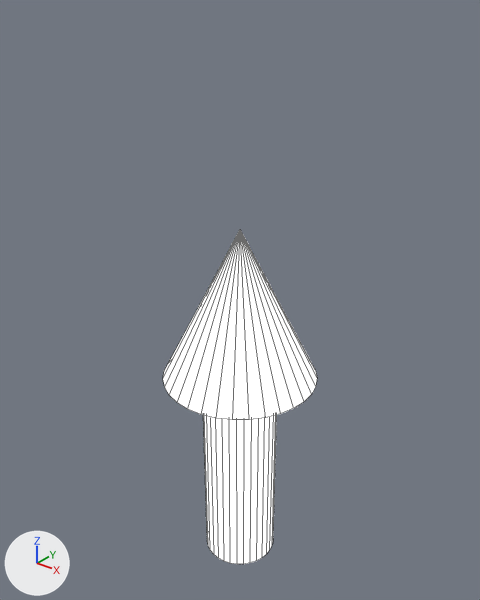
A saved change to the Blender file Blender/models.blend.
One viewpoint serves both versions: a 50 mm lens placed at (4.62, -5.78, 7.73), pointed at (-0.12, 0.15, 4.05). The axes (+X, +Y, +Z) are drawn at lower left. The lights are the same throughout. Mesh edges are drawn as thin lines.

The scene before the commit, as lines of its bpy script (objects in view):
```python
me_cylinder_001 = bpy.data.meshes.new('Cylinder.001')
me_cylinder_001.from_pydata(...)  # a 32-sided cylinder along z spanning x -0.49..0.49, y -0.49..0.49, z -1.59..1.59; a 32-sided cone pointing to +z spanning x -1.0..1.0, y -1.0..1.0, z 1.28..3.28
me_cylinder_001.polygons.foreach_set('use_smooth', [True] * 67)
me_cylinder_001.materials.append(mat_white_002)  # white #e7e7e7
ob_arrow = bpy.data.objects.new('Arrow', me_cylinder_001)
ob_arrow.location = (0.0, 0.0, 1.8)
```
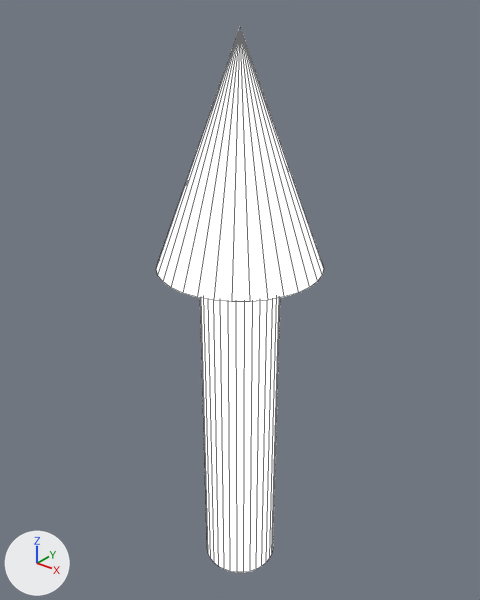
Commit message: Improved arrow

Where the change shows, as pixel boxes (x1, y1, x2, y2) in the pictures (480 x 600 px; the box of a moved part takes in the faces that stretch with it):
'Arrow', reshaped, moved (9% wider, 62% taller): before (163, 230, 317, 564); after (156, 29, 324, 572)
part 1 of me_cylinder_001, moved or reshaped: before (203, 415, 277, 564); after (200, 298, 280, 572)
part 2 of me_cylinder_001, moved or reshaped: before (163, 230, 317, 420); after (156, 29, 324, 302)

The change in detail:
me_cylinder_001 has 97 vertices, 67 faces and spans x -1.0..1.0, y -1.0..1.0, z -1.59..3.28.
me_cylinder_001 is used by ob_arrow; location (0.0, 0.0, 1.8).
me_cylinder_001 part 1: the loose piece of 64 vertices spanning x -0.49..0.49, y -0.49..0.49, z -1.59..1.59 is scaled about its middle by (1, 1, 1.57), then moved by (0.0, 0.0, -0.53).
me_cylinder_001 part 2: the loose piece of 33 vertices spanning x -1.0..1.0, y -1.0..1.0, z 1.28..3.28 is scaled about its middle by (1, 1, 1.33), then moved by (0.0, 0.0, 0.6).
Object 'Arrow' (ob_arrow) moves from (0.0, 0.0, 1.8) to (0.0, 0.0, 3.06).
